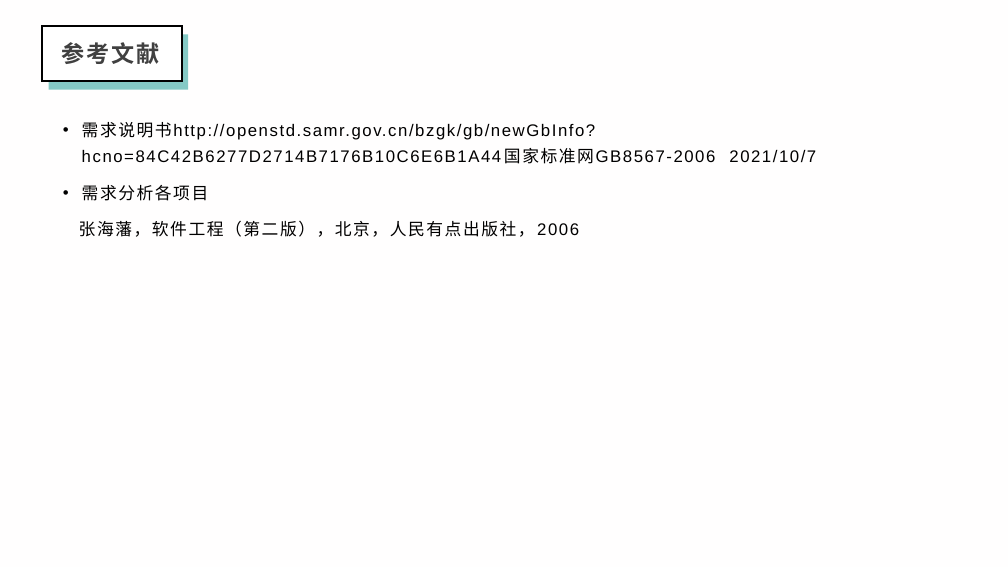
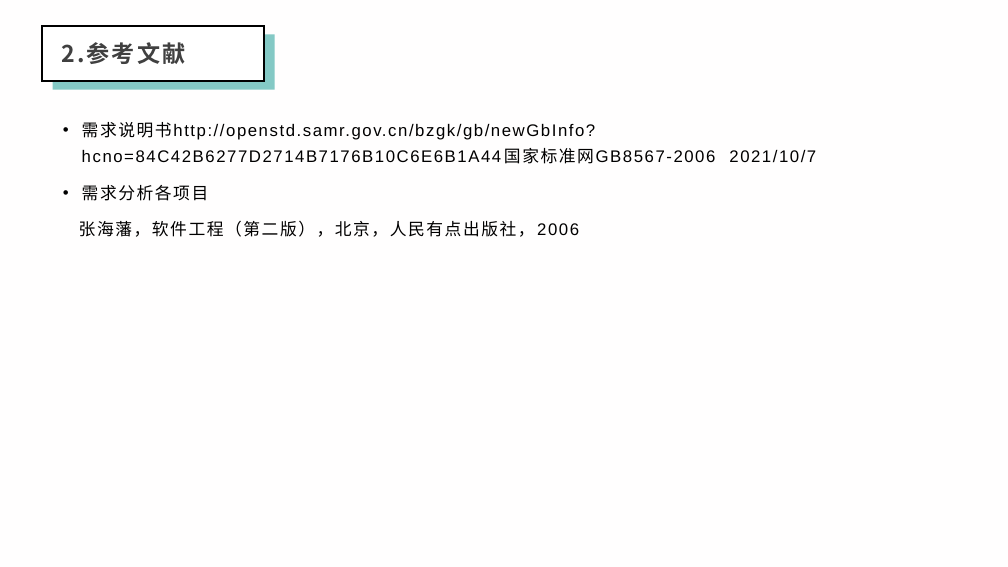
Before and after one commit to xlisses/ruang, a slide deck: slide 13 of Requirement_Statements/需求分析.pptx. Drawn at 1008x567 pixels with LibreOffice and Linux fonts; fonts in the diff are those of the drawing; background and template pictures are left out. Boxes give left, top, right and bottom in pixels: in the first picture for what was removed or moved away, otherwise in the second. Text is boxed around its words. In the diff, an @@ line names an element or a change of style, - is before the commit and + after.

```diff
--- a/Requirement_Statements/需求分析.pptx
+++ b/Requirement_Statements/需求分析.pptx
@@ rectangle: place and size @@
-rectangle at box(42, 26, 182, 81)
+rectangle at box(42, 26, 265, 81)
@@ rectangle: place and size @@
-rectangle at box(48, 34, 188, 89)
+rectangle at box(53, 34, 275, 89)
@@ text at box(61, 42, 185, 64): text changed @@
-参考文献
+2.参考文献
```
Also in this commit, not shown: 3 other slides changed, 1 slide added, 2 slides removed.
